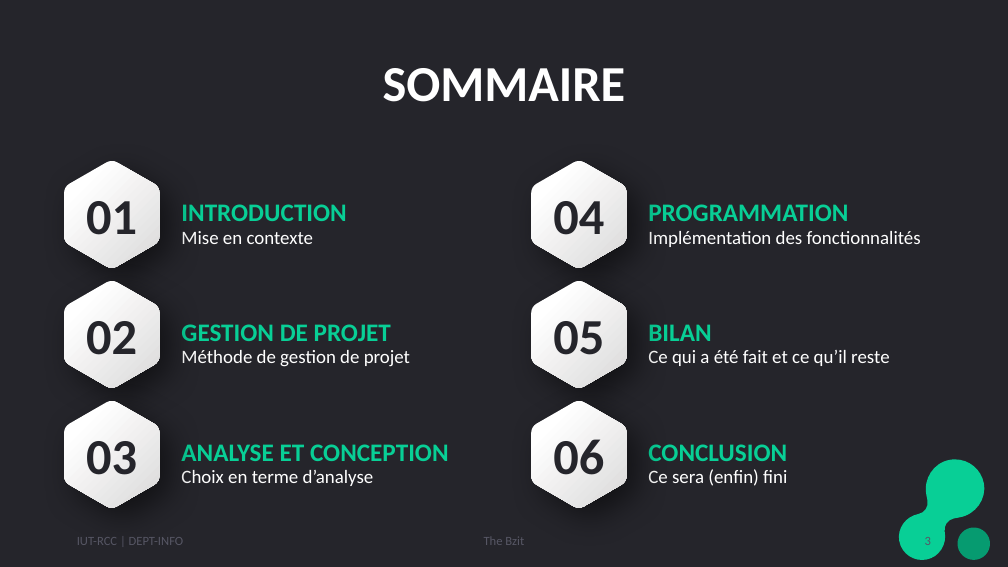
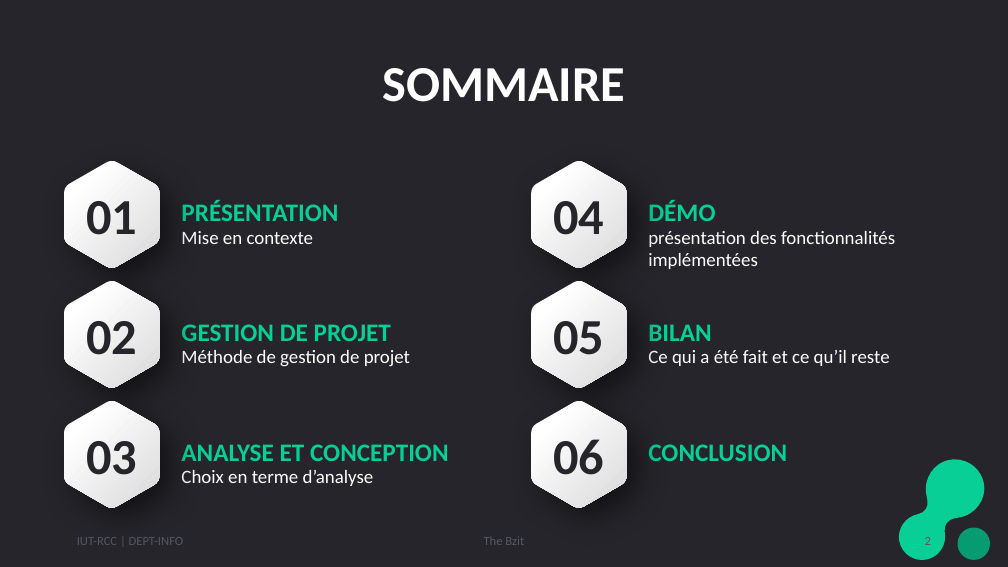
Before and after one commit to djuhnix/projet-s3, a slide deck: slide 2 of docs/Présentation projet soutenance.pptx (slide 3 before the commit). Drawn at 1008x567 pixels with LibreOffice and Linux fonts; fonts in the diff are those of the drawing. Boxes give left, top, right and bottom in pixels: in the first picture for what was removed or moved away, otherwise in the second. Text is boxed around its words. In the diff, an @@ line names an element or a change of style, - is before the commit and + after.

```diff
--- a/docs/Présentation projet soutenance.pptx
+++ b/docs/Présentation projet soutenance.pptx
@@ text at bbox=[181, 200, 338, 221]: text changed @@
-INTRODUCTION
+PRÉSENTATION
@@ text at bbox=[648, 200, 715, 221]: text changed @@
-PROGRAMMATION
+DÉMO
@@ text at bbox=[648, 231, 895, 269]: text changed @@
-Implémentation des fonctionnalités
+présentation des fonctionnalités implémentées
@@ text removed at bbox=[648, 469, 787, 486] @@
-Ce sera (enfin) fini
```
Also in this commit, not shown: 6 other slides changed, 5 slides added, 9 slides removed, 3 other files.
